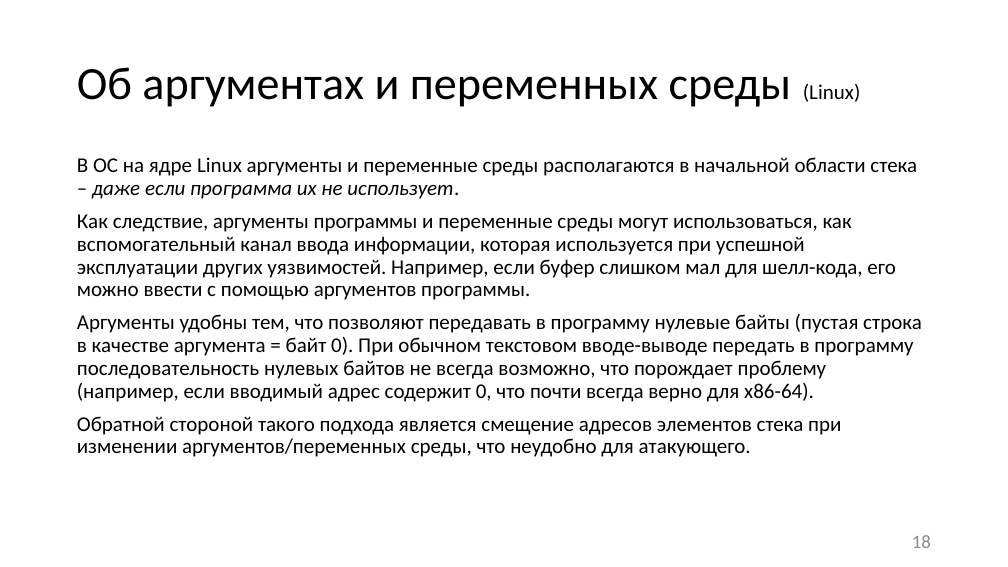
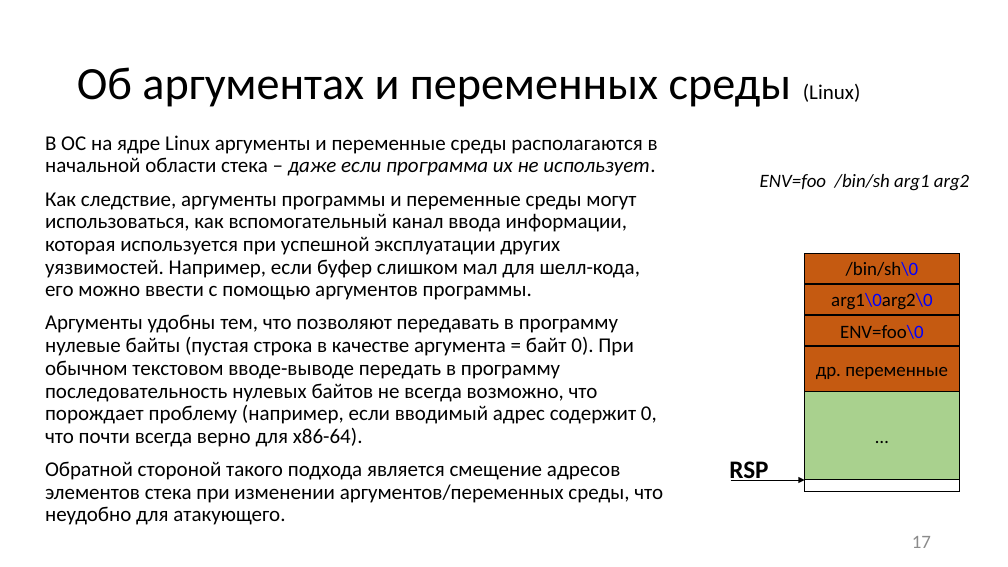
Before and after one commit to itsecd/low-level-programming, a slide deck: slide 17 of Lectures/6.Vulnerabilities/Lecture6.pptx (slide 18 before the commit). Drawn at 1008x567 pixels with LibreOffice and Linux fonts; fonts in the diff are those of the drawing. Boxes give left, top, right and bottom in pixels: in the first picture for what was removed or moved away, otherwise in the second. Text is boxed around its words. In the diff, an @@ line names an element or a change of style, - is before the commit and + after.

```diff
--- a/Lectures/6.Vulnerabilities/Lecture6.pptx
+++ b/Lectures/6.Vulnerabilities/Lecture6.pptx
@@ text "В ОС на ядре Linux ..." rewrapped from [77,157,922,457] to [45,135,663,525] @@
@@ text added at [760,174,969,191], 18 pt, text #000000, italic @@
+ENV=foo /bin/sh arg1 arg2
@@ rectangle added at [805,253,960,492], outline #000000 1 pt @@
@@ rectangle added at [805,253,960,284], fill #C55A11, outline #000000 1 pt, 18 pt, text #000000 @@
+/bin/sh\0
@@ rectangle added at [805,284,960,315], fill #C55A11, outline #000000 1 pt, 18 pt, text #000000 @@
+arg1\0arg2\0
@@ rectangle added at [805,315,960,346], fill #C55A11, outline #000000 1 pt, 18 pt, text #000000 @@
+ENV=foo\0
@@ rectangle added at [805,346,960,391], fill #C55A11, outline #000000 1 pt, 18 pt, text #000000 @@
+др. переменные
@@ rectangle added at [805,392,960,480], fill #A9D18E, outline #000000 1 pt, 18 pt, text #000000 @@
+…
@@ text added at [729,461,768,481], 24 pt, text #000000, bold @@
+RSP
@@ arrow added from (730, 480) to (805, 480), #000000 0.5 pt @@
@@ page number at [912,536,931,548]: text changed @@
-18
+17
```
Also in this commit, not shown: 26 other slides changed, 2 slides added, 1 slide removed, 1 other file.
